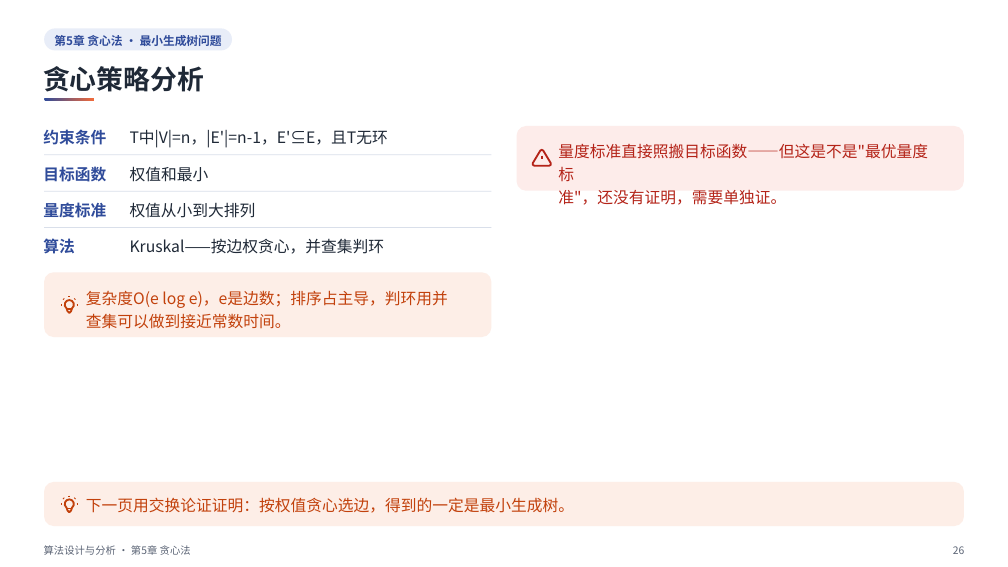
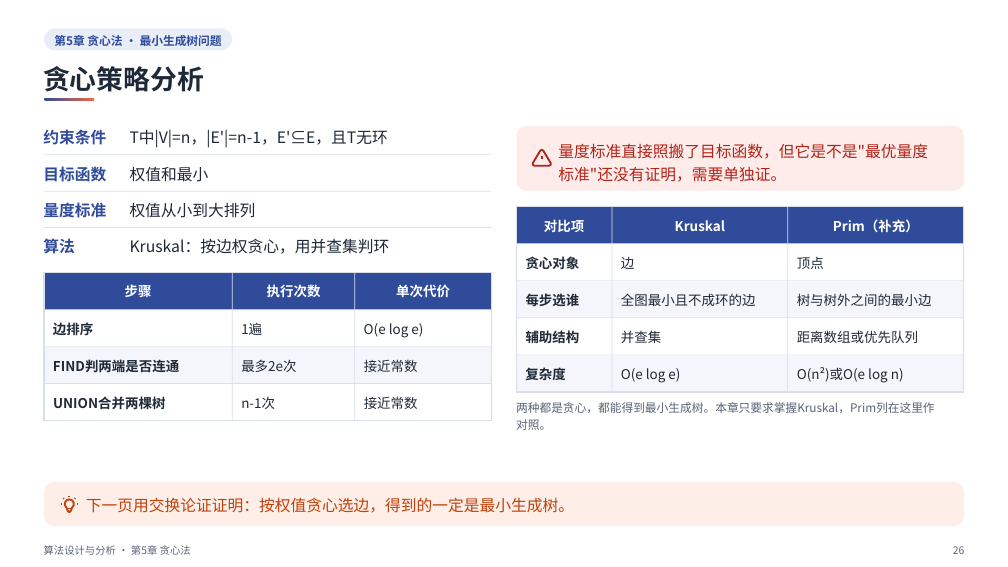
Before and after one commit to sweetcornna/JLU-remake, a slide deck: slide 26 of 大二下/算法设计与分析/重制版PPT/第5章 贪心法（重制版）.pptx. Drawn at 1008x567 pixels with LibreOffice and Linux fonts; fonts in the diff are those of the drawing. Boxes give left, top, right and bottom in pixels: in the first picture for what was removed or moved away, otherwise in the second. Text is boxed around its words. In the diff, an @@ line names an element or a change of style, - is before the commit and + after.

```diff
--- a/大二下/算法设计与分析/重制版PPT/第5章 贪心法（重制版）.pptx
+++ b/大二下/算法设计与分析/重制版PPT/第5章 贪心法（重制版）.pptx
@@ text at (x1=558, y1=143, x2=928, y2=182): text changed @@
-量度标准直接照搬目标函数——但这是不是"最优量度标
-准"，还没有证明，需要单独证。
+量度标准直接照搬了目标函数，但它是不是"最优量度
+标准"还没有证明，需要单独证。
@@ text at (x1=130, y1=238, x2=390, y2=254): text changed @@
-Kruskal——按边权贪心，并查集判环
+Kruskal：按边权贪心，用并查集判环
@@ group removed at (x1=44, y1=272, x2=492, y2=337): 3 freeform shapes, 1 rounded rectangle, 1 text @@
-复杂度O(e log e)，e是边数；排序占主导，判环用并
-查集可以做到接近常数时间。
@@ group added at (x1=44, y1=272, x2=492, y2=420): 12 texts, 7 rectangles @@
+步骤
+执行次数
+单次代价
+边排序
+1遍
+O(e log e)
+FIND判两端是否连通
+最多2e次
+接近常数
+UNION合并两棵树
+n-1次
+接近常数
@@ group added at (x1=516, y1=206, x2=964, y2=430): 16 texts, 9 rectangles @@
+对比项
+Kruskal
+Prim（补充）
+贪心对象
+边
+顶点
+每步选谁
+全图最小且不成环的边
+树与树外之间的最小边
+辅助结构
+并查集
+距离数组或优先队列
+复杂度
+O(e log e)
+O(n²)或O(e log n)
+两种都是贪心，都能得到最小生成树。本章只要求掌握Kruskal，Prim列在这里作
+对照。
```
Also in this commit, not shown: 25 other slides changed, 4 other files.
